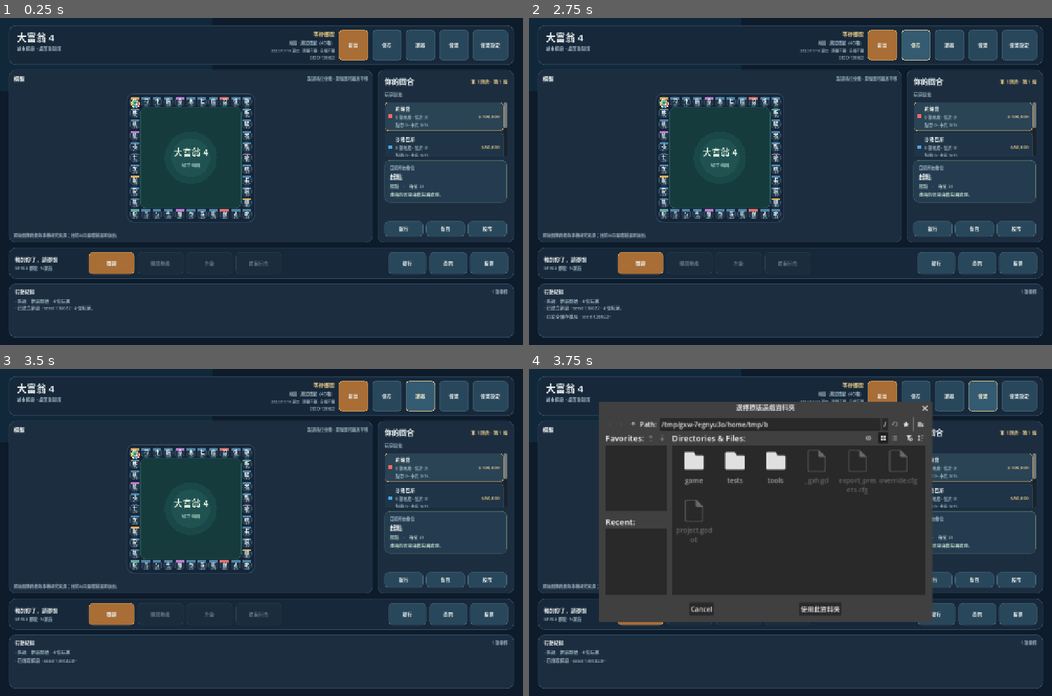
Above: before the commit, frames 1-4 (two rows, left to right).
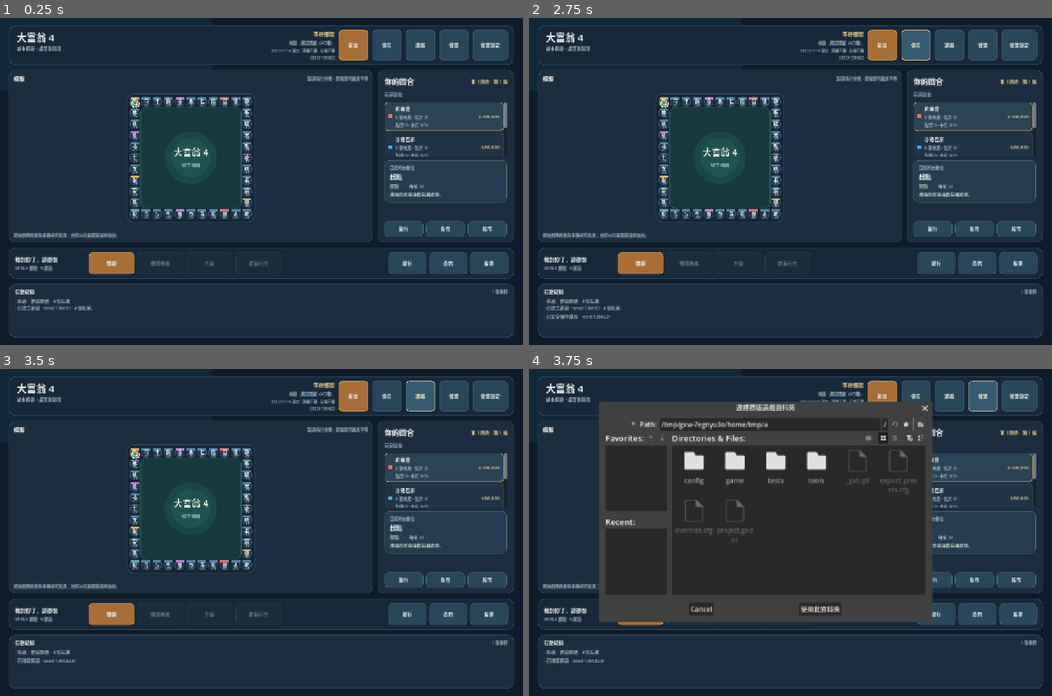
Above: after the commit, the same moments.

Repository: nurockplayer/richman4-remake
Game: Godot game, scene res://game/main.tscn
Two runs of this game, one before a commit and one after it. Both use one fixed random seed, a clock stepped at 60 frames per second and the inputs below.
Inputs:
- Up to frame 1 (0.25 s): no input
- Up to frame 2 (2.75 s): click "新局" at 0.5 s; click "開始新局" at 1.25 s; click "儲存" at 2 s
- Up to frame 3 (3.5 s): click "讀取" at 2.75 s
- Up to frame 4 (3.75 s): click "音樂" at 3.5 s

Frames 1-3 are identical in both runs. In frame 4, 0.6% of the frame differs, in the area x 28-75%, y 16-53%.

Commit message:
feat: bootstrap pinned private asset source

Diff:
--- /dev/null
+++ b/config/private-assets.json
@@ -0,0 +1,10 @@
+{
+  "schema": "richman4.private-assets-binding/v1",
+  "version": 1,
+  "repository": "nurockplayer/richman4-remake-assets",
+  "clone_url": "https://github.com/nurockplayer/richman4-remake-assets.git",
+  "revision": "ee3f4b8ee0a585d79e75c23dd2c5735c927ae911",
+  "manifest": "manifest.json",
+  "manifest_sha256": "10f8a5c003c9a86cc86b99a5e3776f9af287d604535a211d4a1db916118c60ac",
+  "source_root": "source/dfw4cskzl_136622"
+}
--- a/tools/original_map_smoke.gd
+++ b/tools/original_map_smoke.gd
@@ -1,5 +1,5 @@
 extends SceneTree
-## Local-only acceptance; reads owner-provided catalog, never uploads its data.
+## Local-only acceptance; reads an owner-provided catalog and performs no upload.
 const Maps = preload("res://game/content/original_maps.gd")
 const GameState = preload("res://game/core/game_state.gd")
 var failures := 0
Not shown, changed: .gitignore
Not shown, changed: docs/assets.md
Not shown, changed: docs/development.md
Not shown, changed: docs/image-format.md
Not shown, changed: docs/original-facilities.md
Not shown, changed: docs/original-scenes.md
Not shown, added: tools/bootstrap_private_assets.sh
Not shown, added: tools/test_private_assets.py
Not shown, added: tools/verify_private_assets.py
